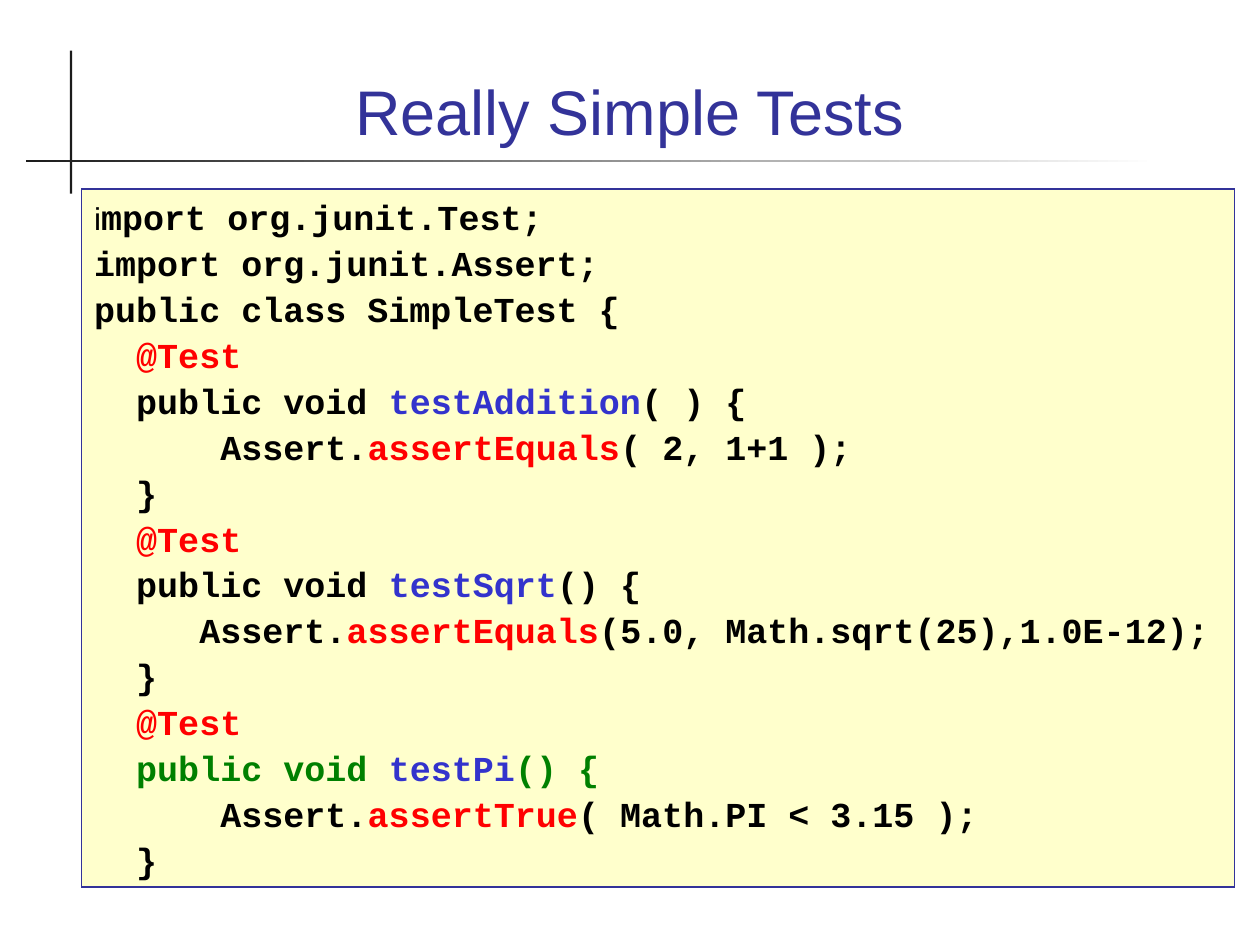
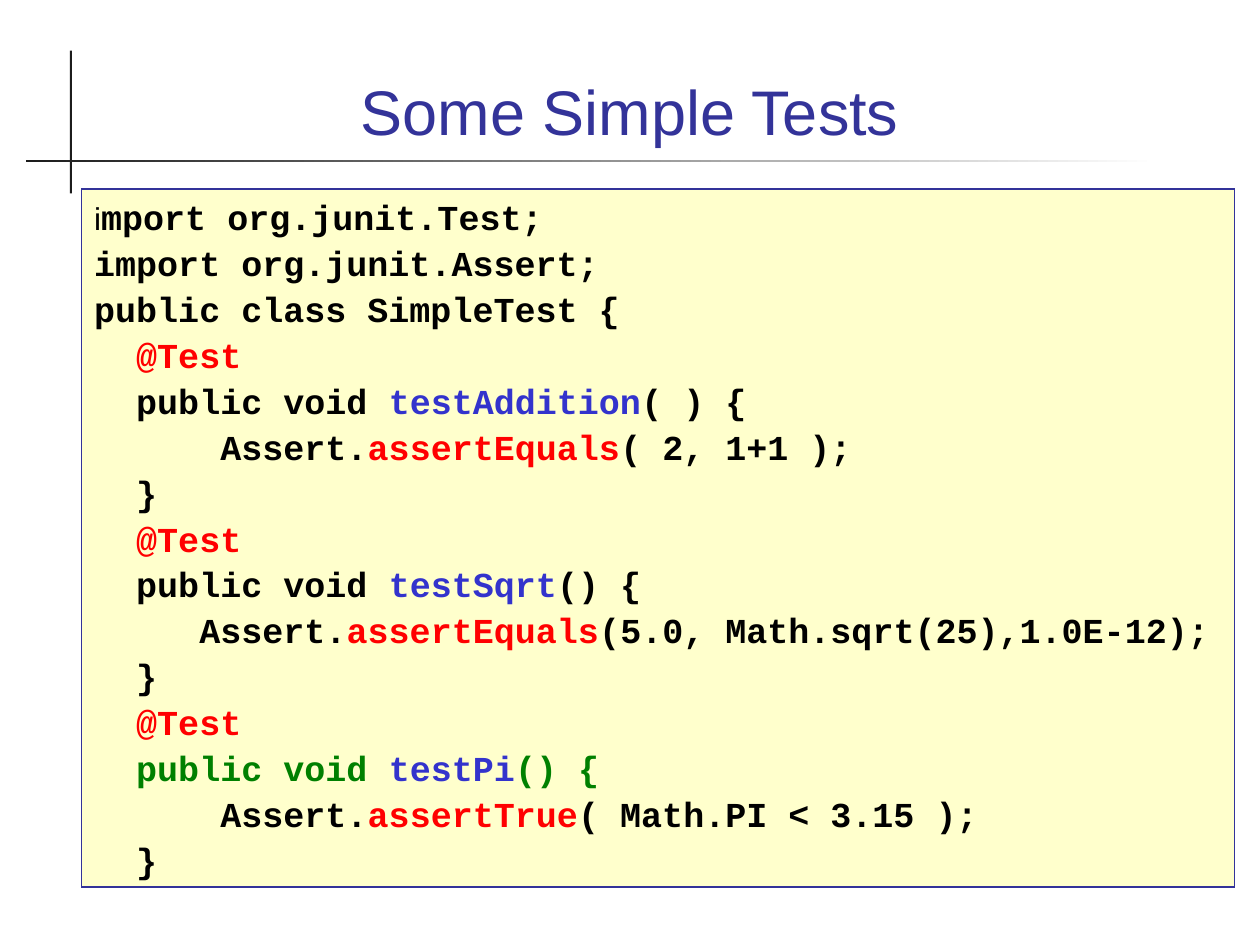
Before and after one commit to skeoop/skeoop.github.io, a slide deck: slide 12 of unittesting/UnitTesting.ppt. Drawn at 1260x945 pixels with LibreOffice and Linux fonts; fonts in the diff are those of the drawing. Boxes give left, top, right and bottom in pixels: in the first picture for what was removed or moved away, otherwise in the second. Text is boxed around its words. In the diff, an @@ line names an element or a change of style, - is before the commit and + after.

```diff
--- a/unittesting/UnitTesting.ppt
+++ b/unittesting/UnitTesting.ppt
@@ title at (361, 89, 898, 147): text changed @@
-Really Simple Tests
+Some Simple Tests
```
Also in this commit, not shown: 7 other slides changed, 1 slide added, 2 other files.
